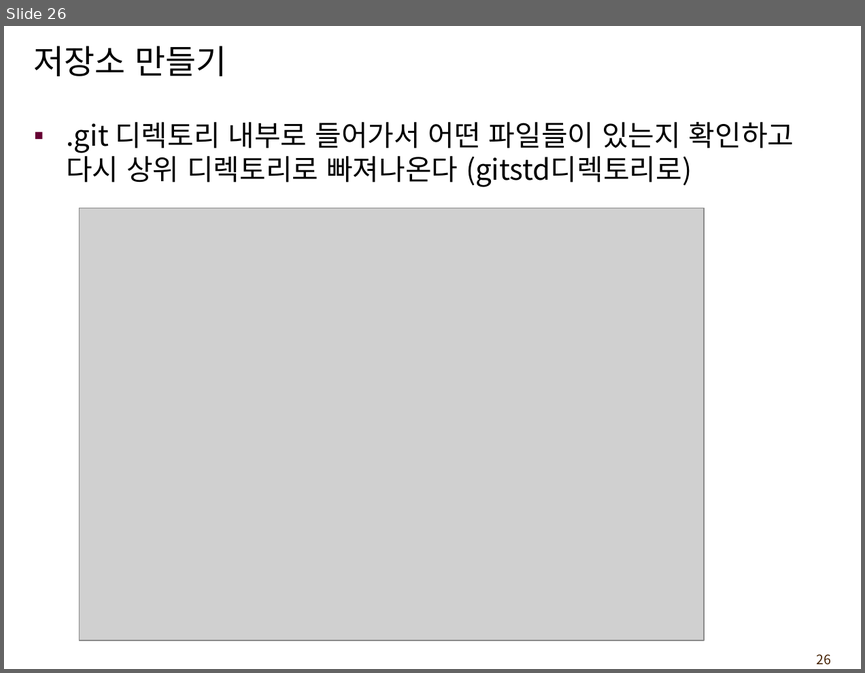
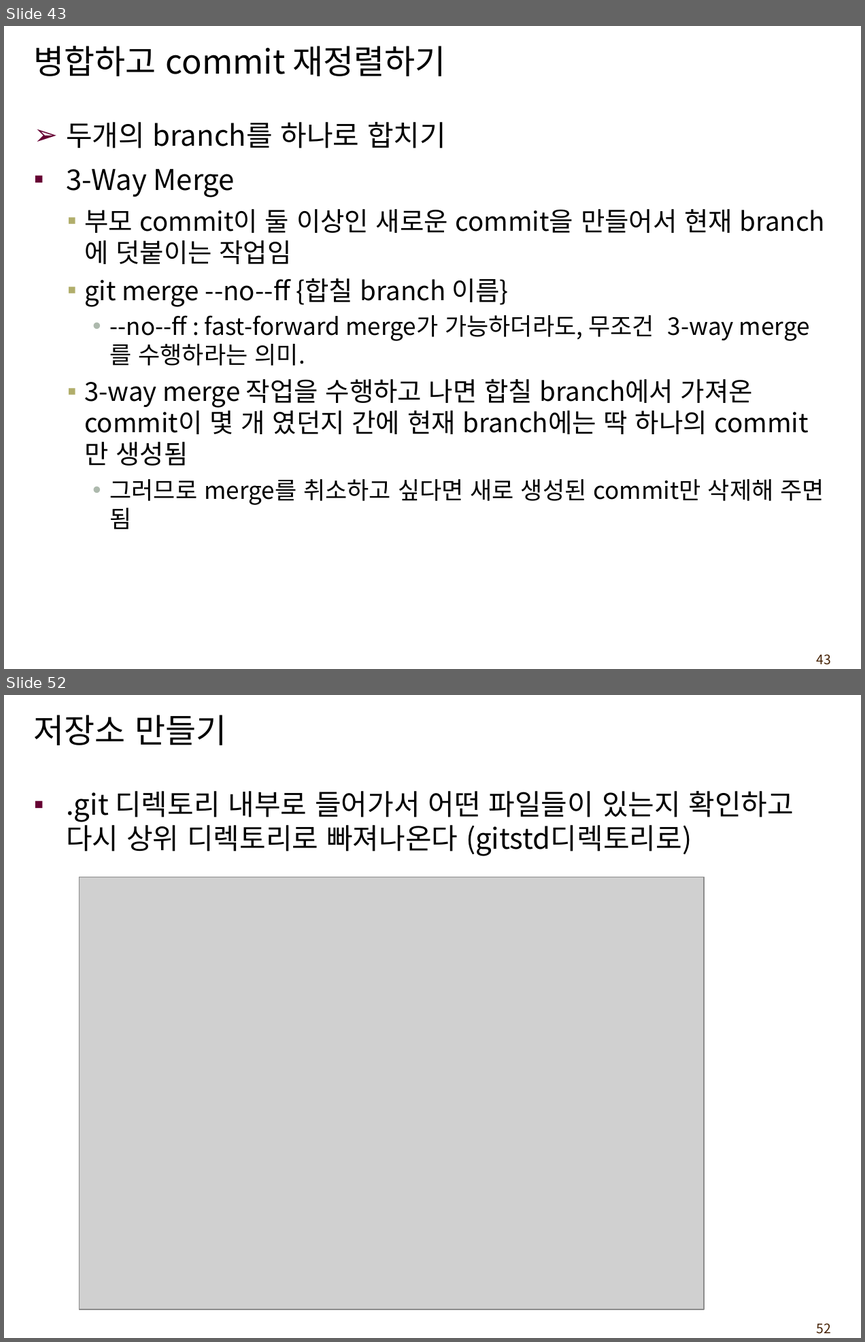
Before and after one commit to leejaegook/lecture_git, a slide deck: gitTeachingMaterial.ppt. Shown one above the other, each under a label of ours: slide 26 before the commit, slides 43 and 52 after it; the slides between them are not shown. The pictures are 865x673 and 865x1342 pixels, drawn with LibreOffice and Linux fonts; fonts in the diff are those of the drawing; grey boxes stand for pictures; background and template pictures are left out. Boxes give left, top, right and bottom in pixels: in the first picture for what was removed or moved away, otherwise in the second. Text is boxed around its words. In the diff, an @@ line names an element or a change of style, - is before the commit and + after.

Commit message:
lecture text modify

```diff
--- a/gitTeachingMaterial.ppt
+++ b/gitTeachingMaterial.ppt
@@ slide 43 added at box(4, 26, 861, 669), background #FFFFFF; not listed: 1 template element that a slide beside it also shows @@
@@ title added at box(34, 46, 446, 76), 28 pt, text #000000 @@
+병합하고 commit 재정렬하기
@@ text added at box(66, 122, 823, 529), 22 pt, text #000000 @@
+➢ 두개의 branch를 하나로 합치기
+▪ 3-Way Merge
+  ▪ 부모 commit이 둘 이상인 새로운 commit을 만들어서 현재 branch에 덧붙이는 작업임
+  ▪ git merge --no--ff {합칠 branch 이름}
+    • --no--ff : fast-forward merge가 가능하더라도, 무조건 3-way merge를 수행하라는 의미.
+  ▪ 3-way merge 작업을 수행하고 나면 합칠 branch에서 가져온 commit이 몇 개 였던지 간에 현재 branch에는 딱 하나의 commit만 생성됨
+    • 그러므로 merge를 취소하고 싶다면 새로 생성된 commit만 삭제해 주면 됨
@@ what was slide 26 is now slide 52 @@
@@ page number at box(817, 1323, 831, 1334): text changed @@
-26
+52
```
Also in this commit, not shown: 38 slides changed, 25 other slides added.
